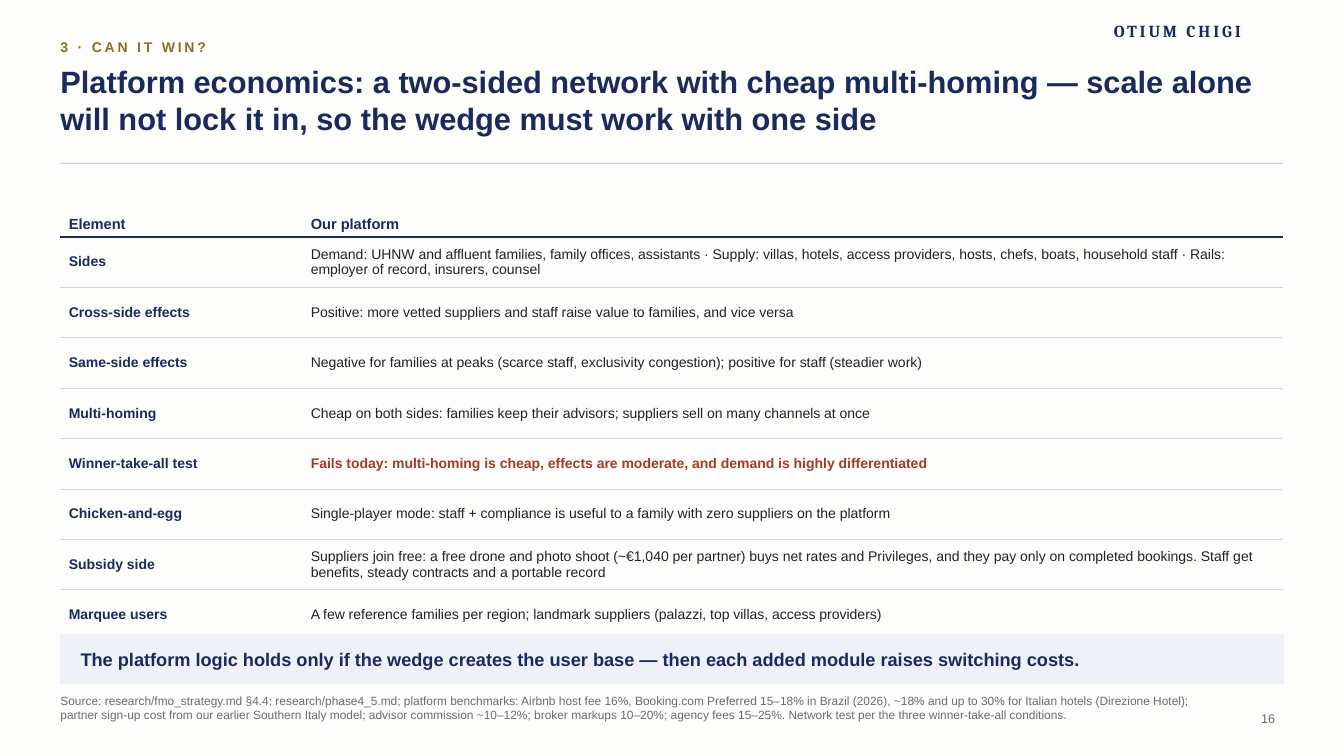
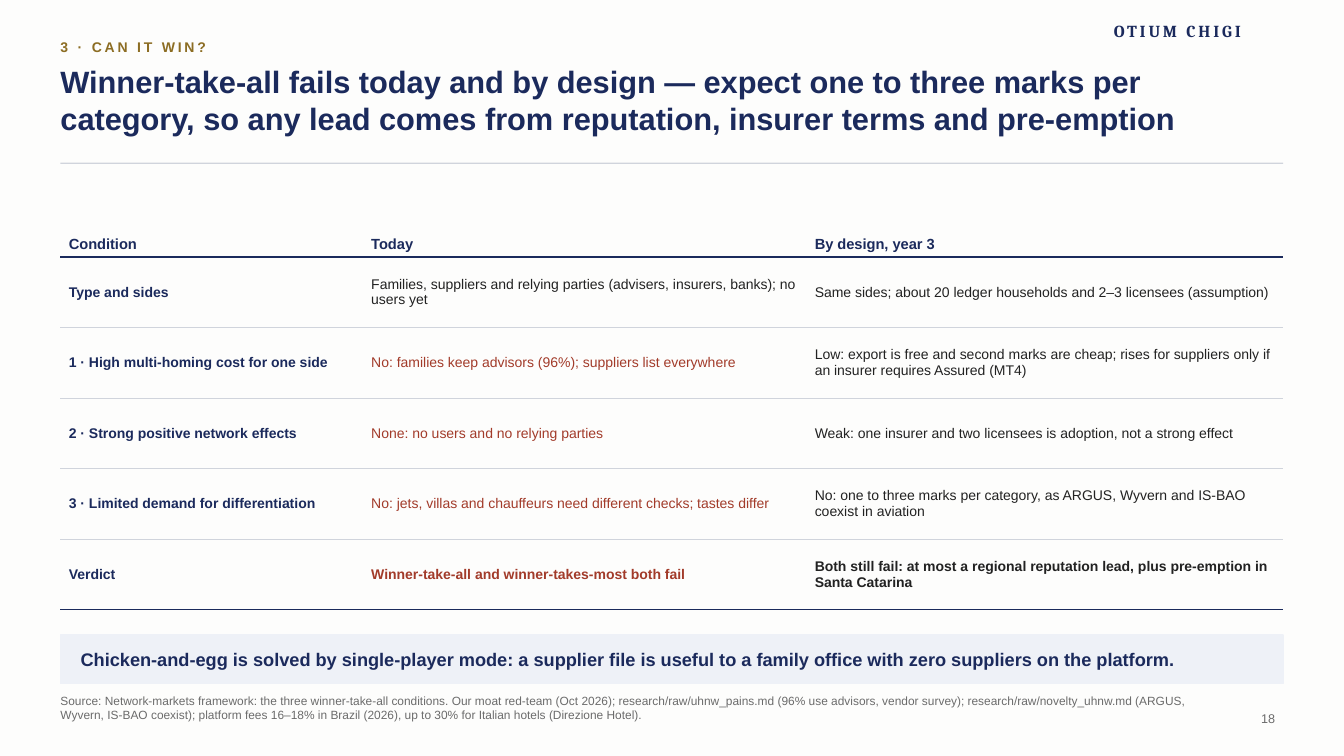
Before and after one commit to algarcalebe-web/legendary-bassoon, a slide deck: slide 18 of deck/Otium_Chigi_Journeys_Strategy_Deck.pptx (slide 16 before the commit). Drawn at 1344x756 pixels with LibreOffice and Linux fonts; fonts in the diff are those of the drawing; background and template pictures are left out. Boxes give left, top, right and bottom in pixels: in the first picture for what was removed or moved away, otherwise in the second. Text is boxed around its words. In the diff, an @@ line names an element or a change of style, - is before the commit and + after.

```diff
--- a/deck/Otium_Chigi_Journeys_Strategy_Deck.pptx
+++ b/deck/Otium_Chigi_Journeys_Strategy_Deck.pptx
@@ title at [60, 70, 1175, 135]: text changed @@
-Platform economics: a two-sided network with cheap multi-homing — scale alone will not lock it in, so the wedge must work with one side
+Winner-take-all fails today and by design — expect one to three marks per category, so any lead comes from reputation, insurer terms and pre-emption
@@ table at [60, 187, 1284, 591] @@
-Element | Our platform
-Sides | Demand: UHNW and affluent families, family offices, assistants · Supply: villas, hotels, access providers, hosts, chefs, boats, household staff · Rails: employer of record, insurers, counsel
-Cross-side effects | Positive: more vetted suppliers and staff raise value to families, and vice versa
-Same-side effects | Negative for families at peaks (scarce staff, exclusivity congestion); positive for staff (steadier work)
-Multi-homing | Cheap on both sides: families keep their advisors; suppliers sell on many channels at once
-Winner-take-all test | Fails today: multi-homing is cheap, effects are moderate, and demand is highly differentiated
-Chicken-and-egg | Single-player mode: staff + compliance is useful to a family with zero suppliers on the platform
-Subsidy side | Suppliers join free: a free drone and photo shoot (~€1,040 per partner) buys net rates and Privileges, and they pay only on completed bookings. Staff get benefits, steady contracts and a portable record
-Marquee users | A few reference families per region; landmark suppliers (palazzi, top villas, access providers)
+Condition | Today | By design, year 3
+Type and sides | Families, suppliers and relying parties (advisers, insurers, banks); no users yet | Same sides; about 20 ledger households and 2–3 licensees (assumption)
+1 · High multi-homing cost for one side | No: families keep advisors (96%); suppliers list everywhere | Low: export is free and second marks are cheap; rises for suppliers only if an insurer requires Assured (MT4)
+2 · Strong positive network effects | None: no users and no relying parties | Weak: one insurer and two licensees is adoption, not a strong effect
+3 · Limited demand for differentiation | No: jets, villas and chauffeurs need different checks; tastes differ | No: one to three marks per category, as ARGUS, Wyvern and IS-BAO coexist in aviation
+Verdict | Winner-take-all and winner-takes-most both fail | Both still fail: at most a regional reputation lead, plus pre-emption in Santa Catarina
@@ text at [81, 652, 1174, 670]: text changed @@
-The platform logic holds only if the wedge creates the user base — then each added module raises switching costs.
+Chicken-and-egg is solved by single-player mode: a supplier file is useful to a family office with zero suppliers on the platform.
@@ text at [60, 696, 1185, 722]: text changed @@
-Source: research/fmo_strategy.md §4.4; research/phase4_5.md; platform benchmarks: Airbnb host fee 16%, Booking.com Preferred 15–18% in Brazil (2026), ~18% and up to 30% for Italian hotels (Direzione Hotel); partner sign-up cost from our earlier Southern Italy model; advisor commission ~10–12%; broker markups 10–20%; agency fees 15–25%. Network test per the three winner-take-all conditions.
+Source: Network-markets framework: the three winner-take-all conditions. Our moat red-team (Oct 2026); research/raw/uhnw_pains.md (96% use advisors, vendor survey); research/raw/novelty_uhnw.md (ARGUS, Wyvern, IS-BAO coexist); platform fees 16–18% in Brazil (2026), up to 30% for Italian hotels (Direzione Hotel).
```
Also in this commit, not shown: 18 other slides changed, 5 slides added, 3 slides removed, 8 other files.
